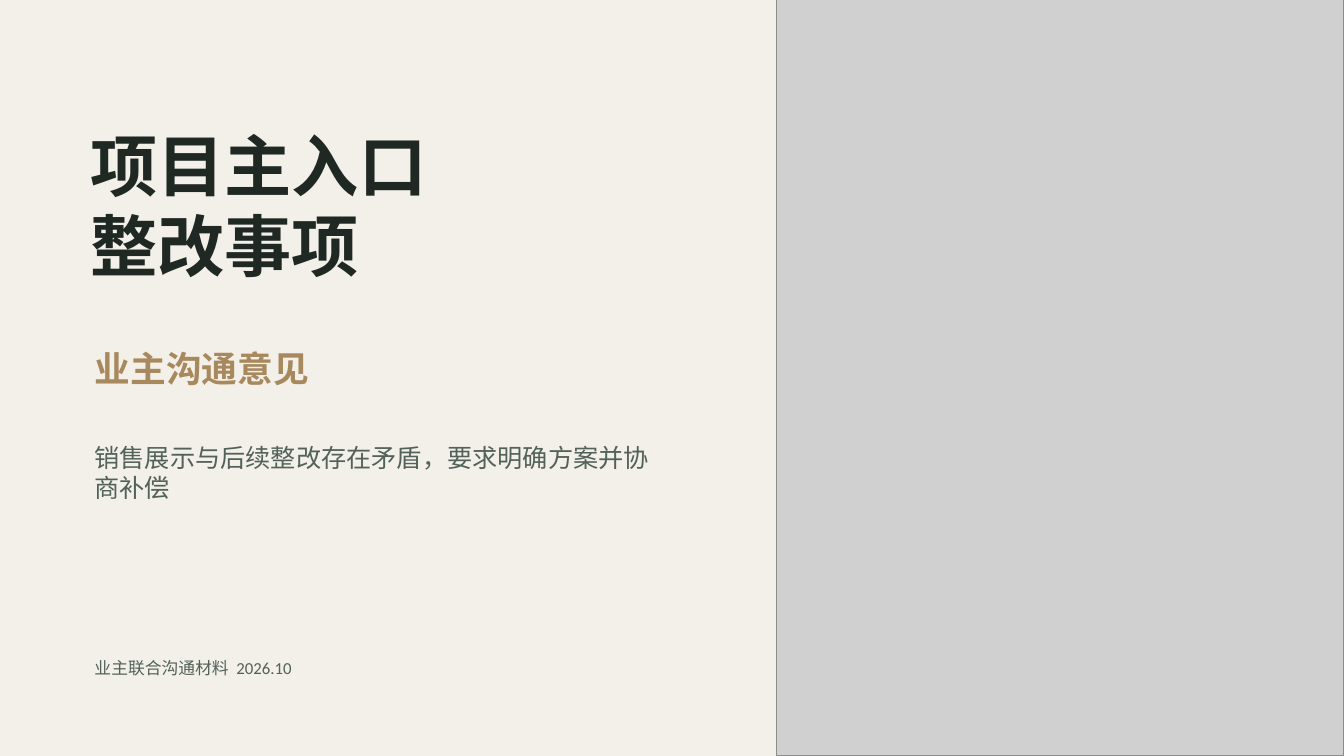
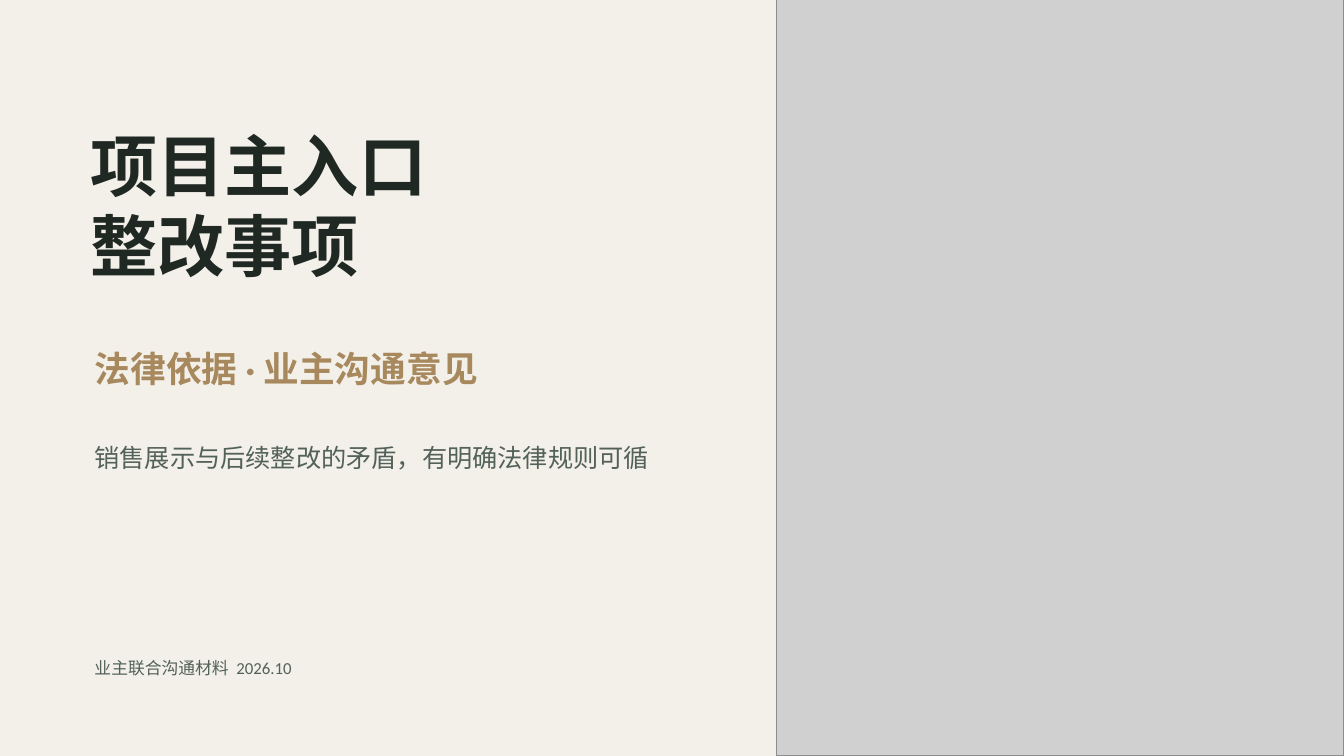
Before and after one commit to jwcesign/entrance-remediation-public-site, a slide deck: slide 1 of files/project-entrance-owner-opinion.pptx. Drawn at 1344x756 pixels with LibreOffice and Linux fonts; fonts in the diff are those of the drawing; grey boxes stand for pictures. Boxes give left, top, right and bottom in pixels: in the first picture for what was removed or moved away, otherwise in the second. Text is boxed around its words. In the diff, an @@ line names an element or a change of style, - is before the commit and + after.

```diff
--- a/files/project-entrance-owner-opinion.pptx
+++ b/files/project-entrance-owner-opinion.pptx
@@ text at (94, 351, 478, 385): text changed @@
-业主沟通意见
+法律依据 · 业主沟通意见
@@ text at (94, 446, 648, 470): text changed @@
-销售展示与后续整改存在矛盾，要求明确方案并协商补偿
+销售展示与后续整改的矛盾，有明确法律规则可循
```
Also in this commit, not shown: 1 other slide changed, 2 other files.
